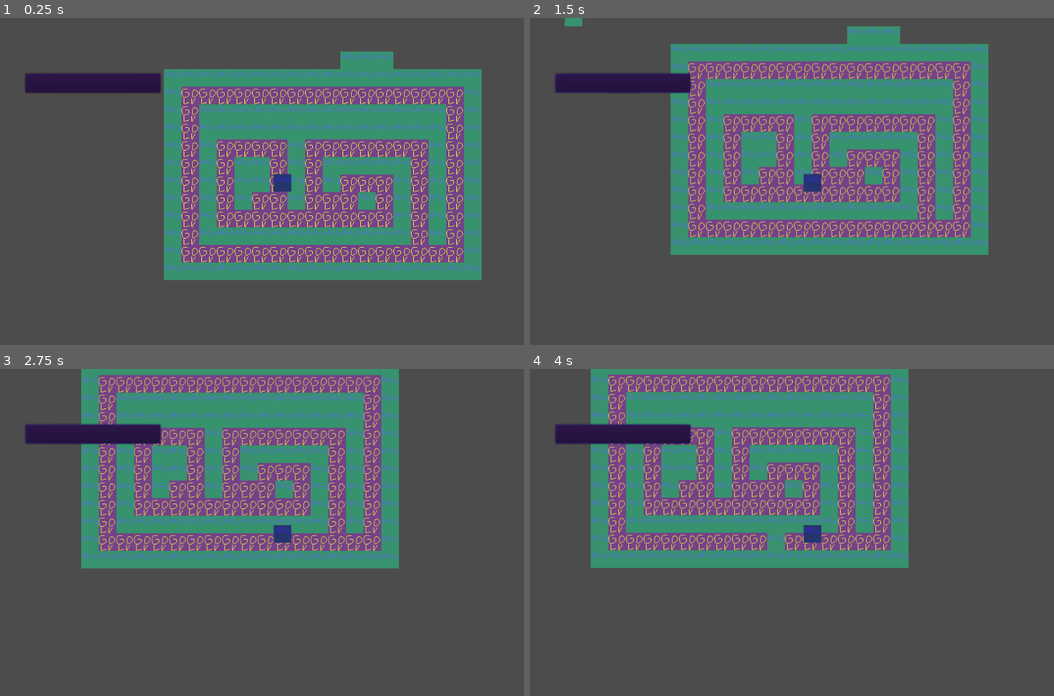
Above: before the commit, frames 1-4 (two rows, left to right).
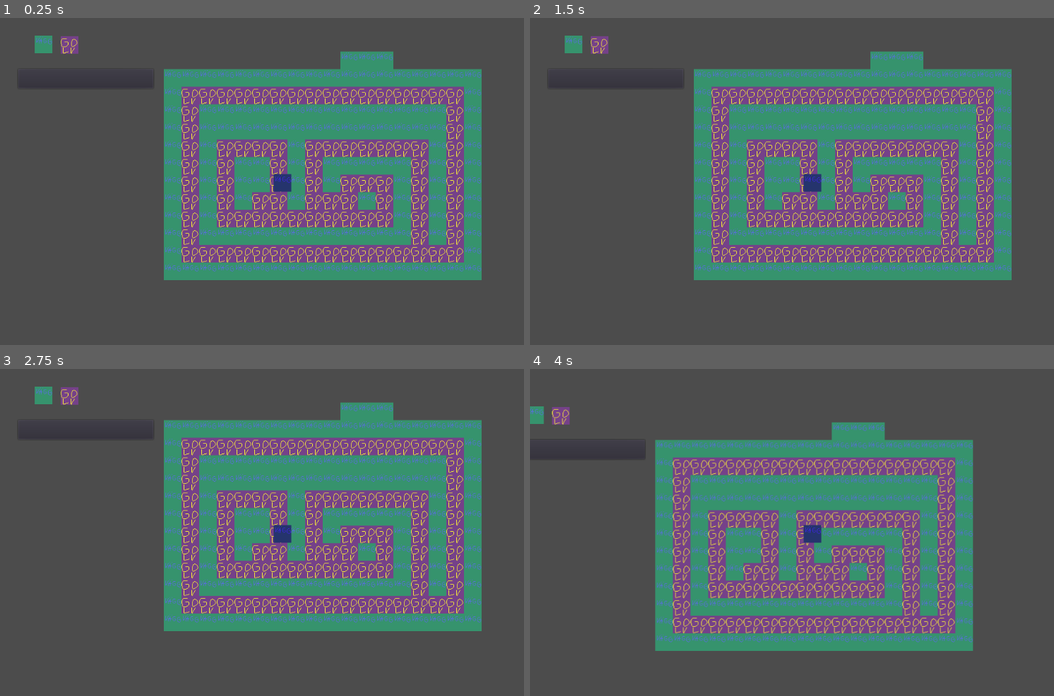
Above: after the commit, the same moments.

Repository: honnsmannen/wannabe_rimworld
Game: Godot game, scene res://värld_för_navigation.tscn
Same seed, same stepped clock (60 frames per second), same inputs: the game is played once before the commit and once after it.
Inputs (mouse positions are in pixels of both pictures, inside the frame that each line leads up to; where the layout moved, square brackets give the same spot in the first picture):
- Up to frame 1 (0.25 s): no input
- Up to frame 2 (1.5 s): click (613, 80) [624, 83] at 0.5 s; click (603, 47) at 1.27 s
- Up to frame 3 (2.75 s): click (47, 398) at 2.02 s
- Up to frame 4 (4 s): move the mouse to (938, 516) at 2.77 s; press the mouse at (938, 516) at 2.78 s; hold D (right) 2.78-3.53 s; move the mouse to (697, 548) at 3.52 s; release the mouse at (697, 548) at 3.53 s; hold S (down) from 3.53 s (still down); click (697, 548) at 3.6 s

The runs differ from the first frame. In frame 1, 1.9% of the frame differs, in the area x 4-31%, y 5-23%; in frame 2, 41%; in frame 3, 50%; in frame 4, 52%, in the area x 0-85%, y 0-87%.

Commit message:
placera blocks

Diff:
--- a/navi_test.gd
+++ b/navi_test.gd
@@ -1,8 +1,9 @@
 extends Navigation2D
 
 onready var cell = null
-onready var new_abc = null
+onready var new_abc = 0
 onready var tilemap = $TileMap
+var building = false
 func _ready() -> void:
 	pass
 
@@ -18,11 +19,11 @@
 	var mouse :Vector2 = get_global_mouse_position()
 	var cell :Vector2 = tilemap.world_to_map(mouse)
 	var abc :int = tilemap.get_cellv(cell)
-	var new_abc :int = 1
+
 
 	var walk_distance = character_speed * delta
 	move_along_path(walk_distance)
-	if Input.is_action_just_pressed("click"):
+	if Input.is_action_just_pressed("click") and building == true:
 		tilemap.set_cellv(cell, new_abc)
 
 
@@ -60,3 +61,24 @@
 	# We don't need it in this example as it corresponds to the character's position.
 	path.remove(0)
 	set_process(true)
+
+
+
+
+
+
+func _on_Button_pressed() -> void:
+	if building == false:
+		building = true
+	else:
+		building = false
+
+
+func _on_TextureButton_pressed() -> void:
+	if building == true:
+		new_abc = 0
+
+
+func _on_TextureButton2_pressed() -> void:
+	if building == true:
+		new_abc = 1
--- a/värld_för_navigation.tscn
+++ b/värld_för_navigation.tscn
@@ -83,11 +83,29 @@
 [node name="Camera2D" type="Camera2D" parent="Navigation2D/Character/sprite"]
 current = true
 
-[node name="Button" type="Button" parent="Navigation2D/Character/sprite/Camera2D"]
-margin_left = -466.0
-margin_top = -199.0
-margin_right = -221.0
-margin_bottom = -164.0
-
 [node name="NavigationAgent2D" type="NavigationAgent2D" parent="Navigation2D/Character"]
 avoidance_enabled = true
+
+[node name="Button" type="Button" parent="Navigation2D"]
+margin_left = -488.0
+margin_top = -224.0
+margin_right = -243.0
+margin_bottom = -189.0
+
+[node name="TextureButton" type="TextureButton" parent="Navigation2D"]
+margin_left = -411.0
+margin_top = -284.0
+margin_right = -371.0
+margin_bottom = -244.0
+texture_normal = ExtResource( 2 )
+
+[node name="TextureButton2" type="TextureButton" parent="Navigation2D"]
+margin_left = -458.0
+margin_top = -285.0
+margin_right = -418.0
+margin_bottom = -245.0
+texture_normal = ExtResource( 1 )
+
+[connection signal="pressed" from="Navigation2D/Button" to="Navigation2D" method="_on_Button_pressed"]
+[connection signal="pressed" from="Navigation2D/TextureButton" to="Navigation2D" method="_on_TextureButton_pressed"]
+[connection signal="pressed" from="Navigation2D/TextureButton2" to="Navigation2D" method="_on_TextureButton2_pressed"]
